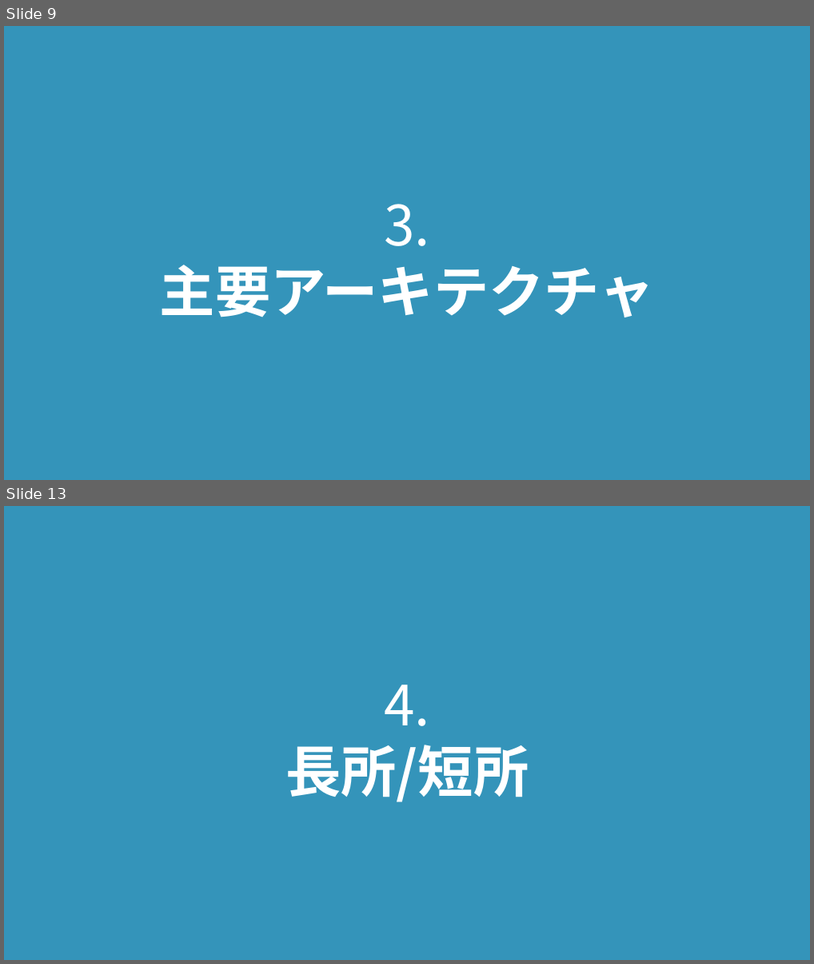
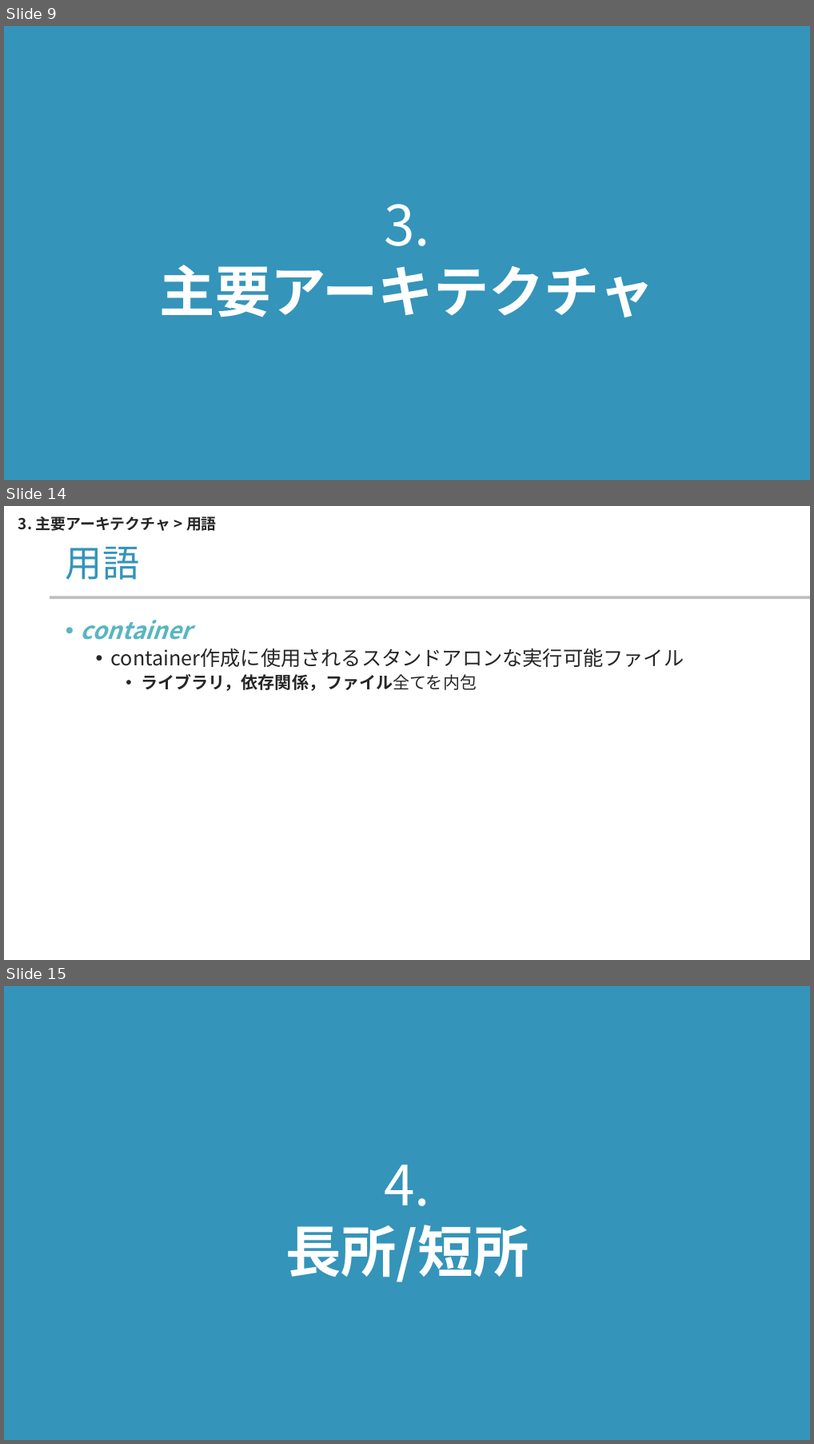
Before and after one commit to yamada-ai/java-prac, a slide deck: docker-container.pptx. Shown one above the other, each under a label of ours: slides 9 and 13 before the commit, slides 9, 14 and 15 after it; the slides between them are not shown. The pictures are 814x964 and 814x1444 pixels, drawn with LibreOffice and Linux fonts; fonts in the diff are those of the drawing; background and template pictures are left out. Boxes give left, top, right and bottom in pixels: in the first picture for what was removed or moved away, otherwise in the second. Text is boxed around its words. In the diff, an @@ line names an element or a change of style, - is before the commit and + after.

```diff
--- a/docker-container.pptx
+++ b/docker-container.pptx
@@ slide 14 added at (4, 506, 810, 960), background #FFFFFF @@
@@ text added at (18, 516, 217, 531), 18 pt, text #262626, bold @@
+3. 主要アーキテクチャ > 用語
@@ title added at (66, 547, 139, 580), 44 pt, text #3494BA @@
+用語
@@ rectangle added at (50, 596, 810, 599), fill #BFBFBF @@
@@ text added at (81, 620, 685, 691), 24 pt, text #262626 @@
+• container
+  • container作成に使用されるスタンドアロンな実行可能ファイル
+    • ライブラリ，依存関係，ファイル全てを内包
@@ what was slide 13 is now slide 15 @@
```
Also in this commit, not shown: 5 slides changed, 1 other slide added.
